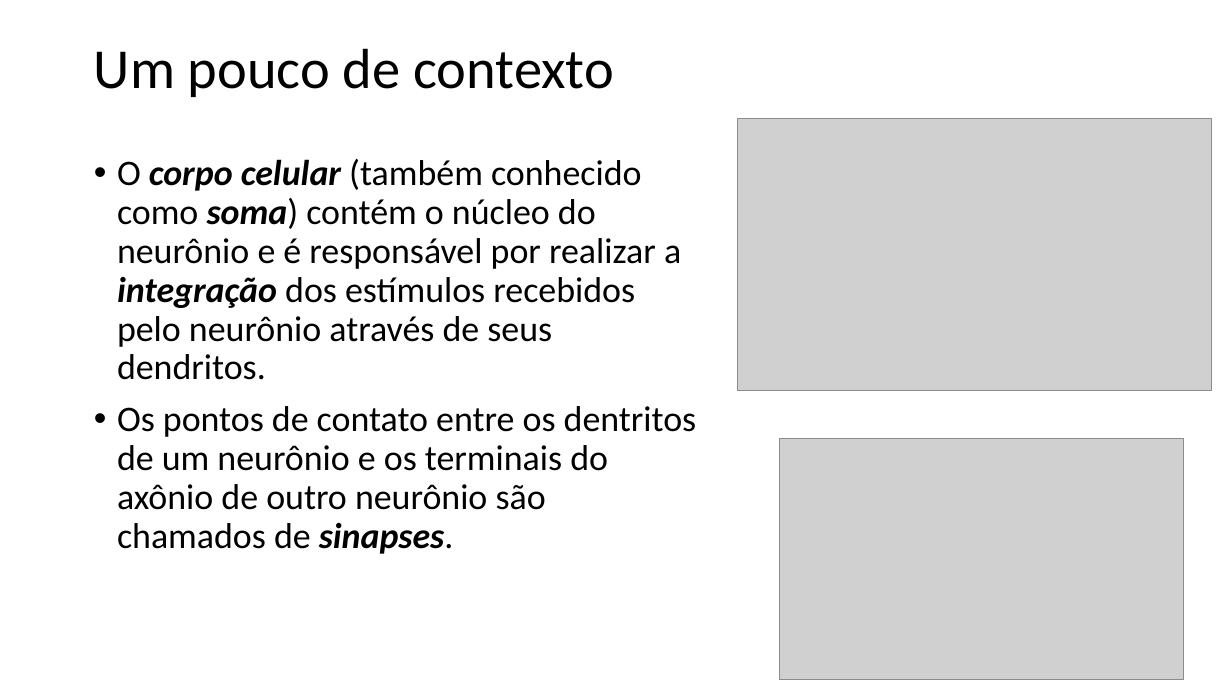
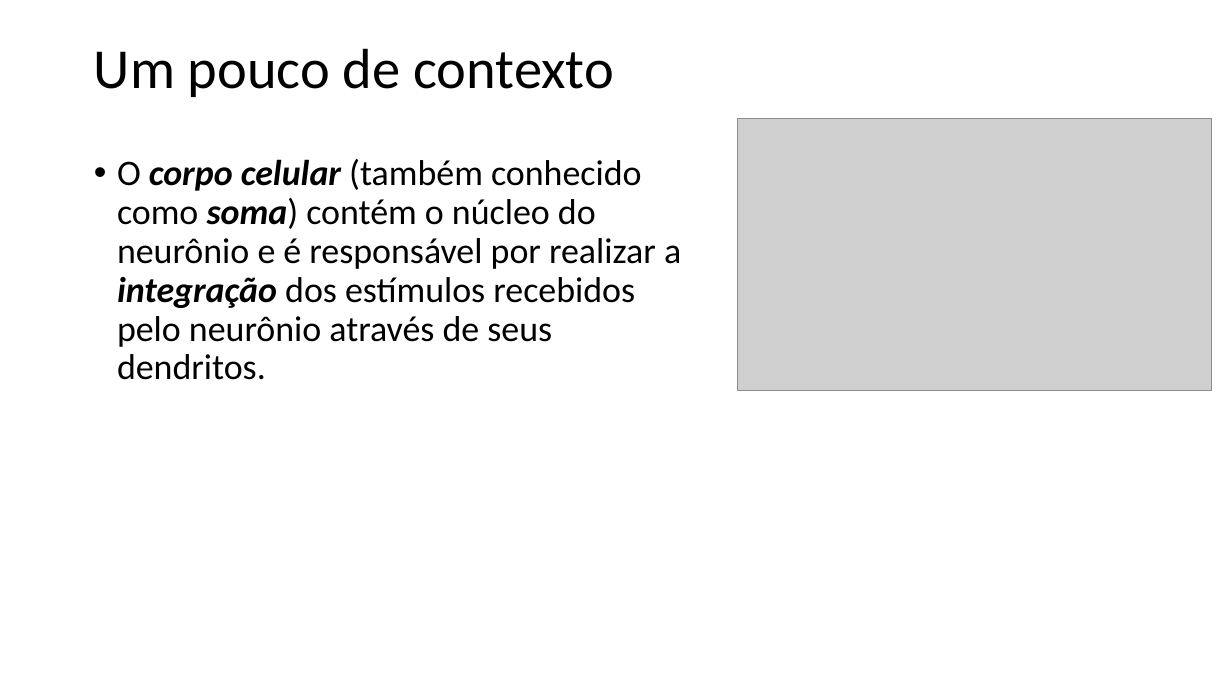
Before and after one commit to zz4fap/t320_aprendizado_de_maquina, a slide deck: slide 9 of slides/T320_Redes_Neurais_Artificiais (Parte I).pptx (slide 10 before the commit). Drawn at 1232x693 pixels with LibreOffice and Linux fonts; fonts in the diff are those of the drawing; grey boxes stand for pictures. Boxes give left, top, right and bottom in pixels: in the first picture for what was removed or moved away, otherwise in the second. Text is boxed around its words. In the diff, an @@ line names an element or a change of style, - is before the commit and + after.

```diff
--- a/slides/T320_Redes_Neurais_Artificiais (Parte I).pptx
+++ b/slides/T320_Redes_Neurais_Artificiais (Parte I).pptx
@@ text at (117, 406, 697, 554): paragraph removed @@
-• Os pontos de contato entre os dentritos de um neurônio e os terminais do axônio de outro neurônio são chamados de sinapses.
@@ picture removed at (779, 439, 1184, 680) @@
```
Also in this commit, not shown: 4 other slides changed, 1 slide added, 2 slides removed.
